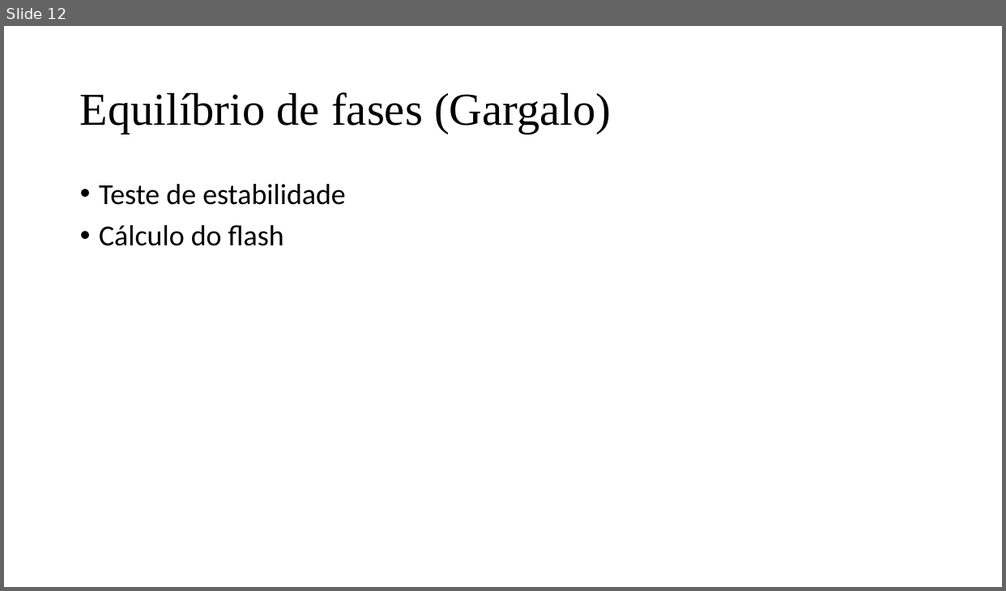
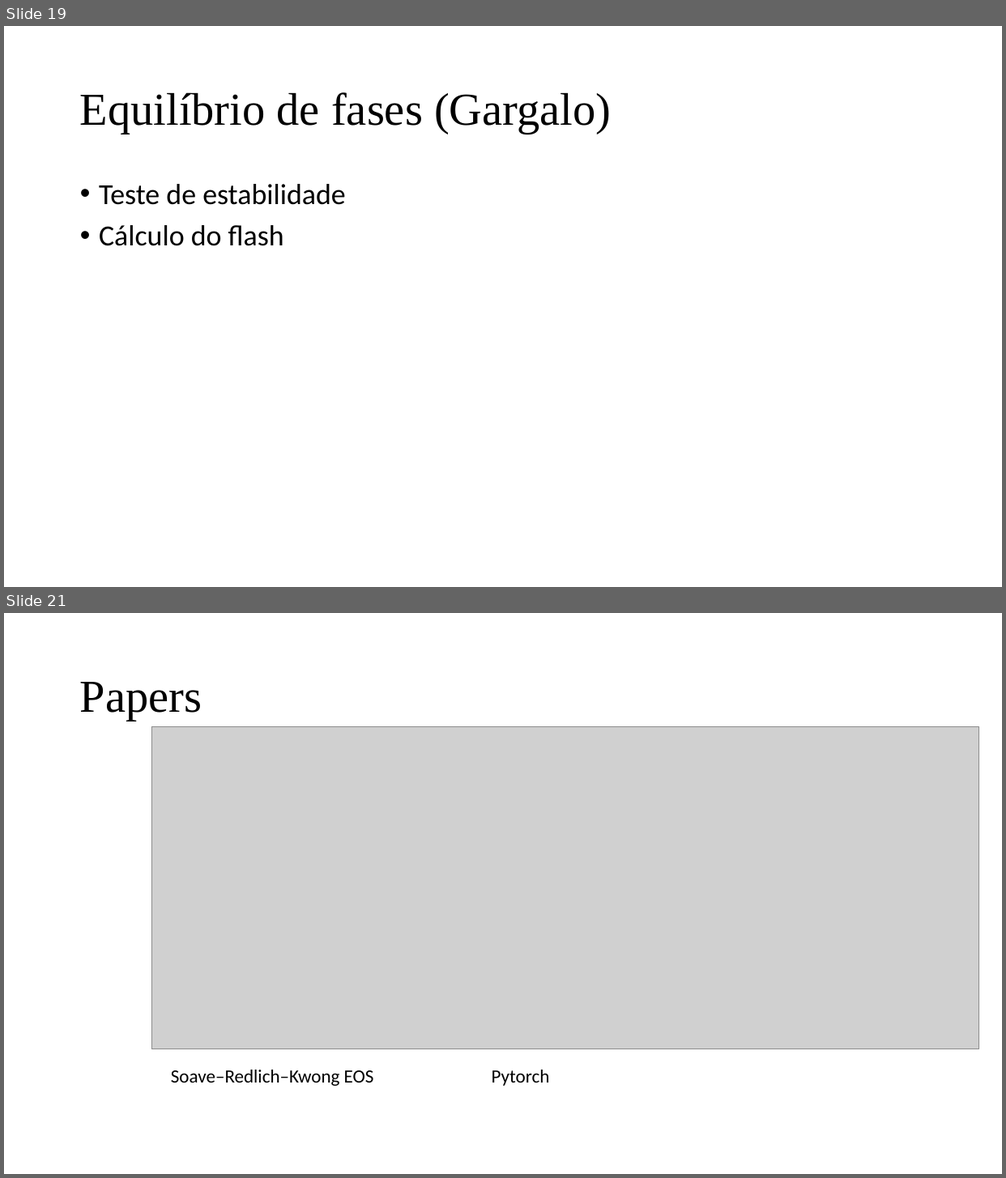
Before and after one commit to jpra2/matlab_mestrado, a slide deck: eds2/Apresentação EDS II.pptx. Shown one above the other, each under a label of ours: slide 12 before the commit, slides 19 and 21 after it; the slides between them are not shown. The pictures are 1006x591 and 1006x1178 pixels, drawn with LibreOffice and Linux fonts; fonts in the diff are those of the drawing; grey boxes stand for pictures. Boxes give left, top, right and bottom in pixels: in the first picture for what was removed or moved away, otherwise in the second. Text is boxed around its words. In the diff, an @@ line names an element or a change of style, - is before the commit and + after.

```diff
--- a/eds2/Apresentação EDS II.pptx
+++ b/eds2/Apresentação EDS II.pptx
@@ slide 21 added at bbox=[4, 613, 1002, 1174], background #FFFFFF @@
@@ title added at bbox=[80, 682, 202, 721], 44 pt, text #000000 @@
+Papers
@@ picture added at bbox=[151, 726, 978, 1050] @@
@@ text added at bbox=[171, 1070, 374, 1086], 18 pt, text #000000 @@
+Soave–Redlich–Kwong EOS
@@ text added at bbox=[492, 1070, 550, 1086], 18 pt, text #000000 @@
+Pytorch
@@ what was slide 12 is now slide 19 @@
```
Also in this commit, not shown: 4 slides changed, 27 other slides added.
